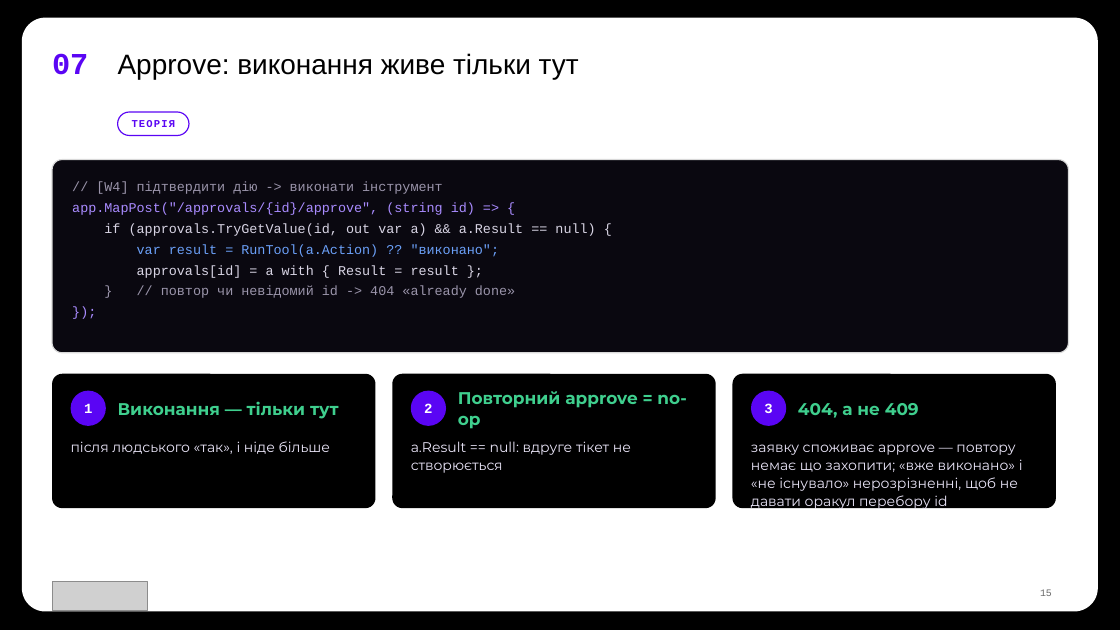
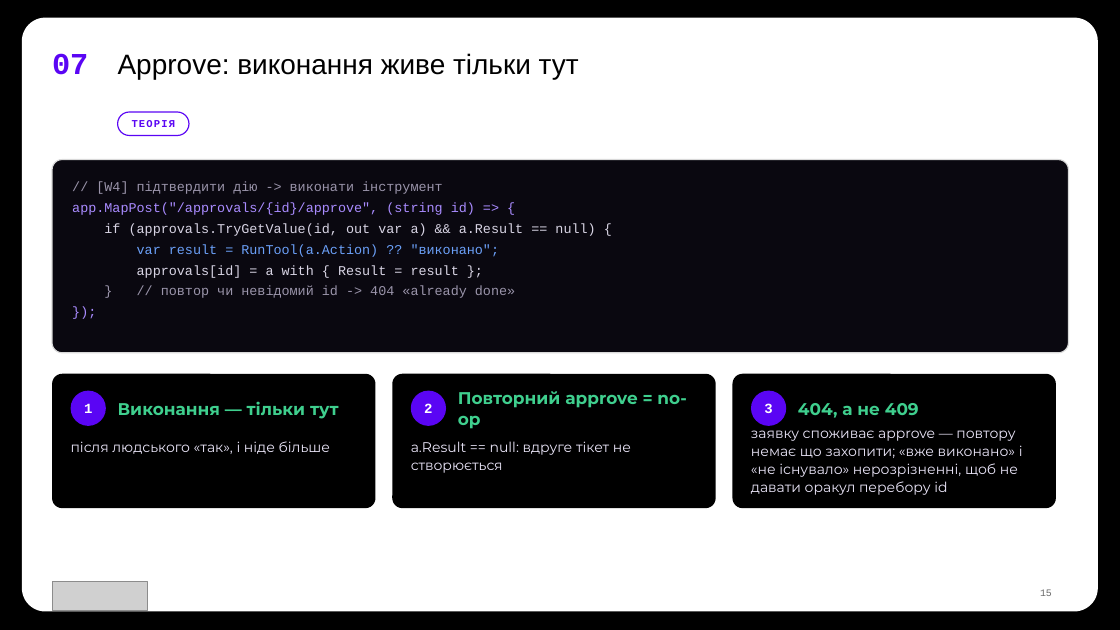
Before and after one commit to TarasFedorenkoFTV/llmops-bootcamp, a slide deck: slide 15 of docs/decks/L08.pptx. Drawn at 1120x630 pixels with LibreOffice and Linux fonts; fonts in the diff are those of the drawing; grey boxes stand for pictures; background and template pictures are left out. Boxes give left, top, right and bottom in pixels: in the first picture for what was removed or moved away, otherwise in the second. Text is boxed around its words. In the diff, an @@ line names an element or a change of style, - is before the commit and + after.

```diff
--- a/docs/decks/L08.pptx
+++ b/docs/decks/L08.pptx
@@ text "заявку споживає approve — повтору ..." rewrapped from [751, 444, 1023, 510] to [751, 424, 1023, 495] @@
```
Also in this commit, not shown: 5 other slides changed, 11 other files.
